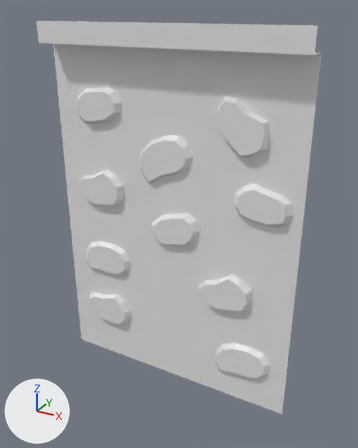
Renders of the FBX model CloningDungeons/Assets/MarijnAssets/Nieuwe models/muur 1 balk boven.fbx from each side of a commit.
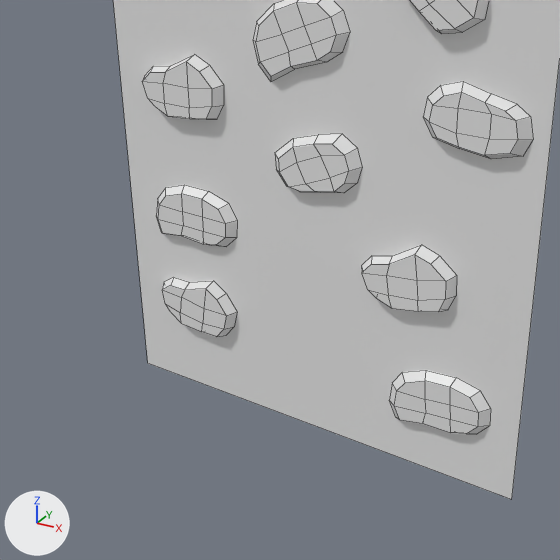
Old and new are each drawn whole from a 50 mm camera at (1.73, -3.01, 2.94) aimed at (0.08, -0.02, 1.45) and again close up on the part from 0% to 86% of the width and 31% to 100% of the height. Every picture has the same lights, and +X, +Y and +Z are marked at lower left. The close-ups show mesh edges as thin lines. Where no turn or scale is listed for an object, it has been applied to the vertices.

Objects in the first close-up: 'rechte muur geen balk muizenhol.001'.
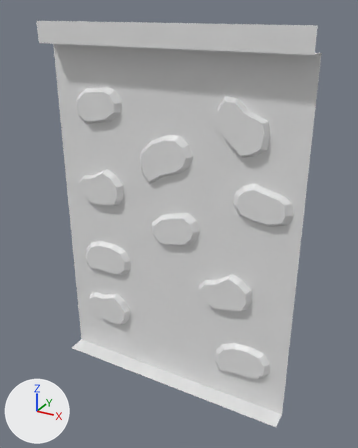
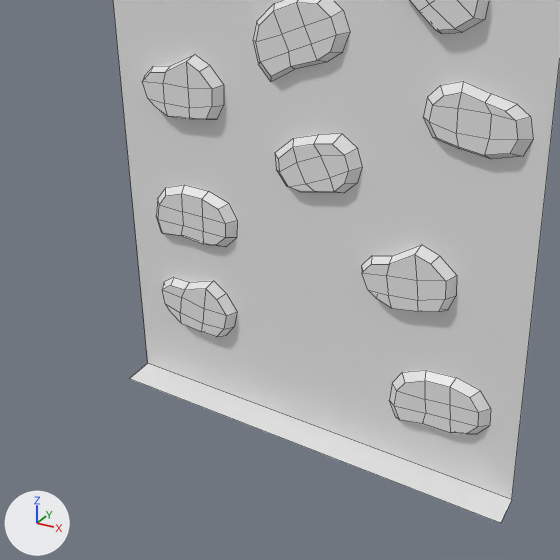
The change, as a list of edits to the scene's bpy script:
```text
Change me_plane_008:
    where me_plane_008.from_pydata(...)  # 288 vertices, 213 faces; spans x -1.0..1.0, y -0.15..0.0, z 0.0..2.85
    used by ob_rechte_muur_geen_balk_muizenhol_001; location = (0.0, 0.0, 0.0)
    verts and faces of me_plane_008; kept vertices keep their numbers, new ones are numbered from 288
    before: 0 (1.0, 0.0, 0.0) at pixel (511, 499), 1 (-1.0, 0.0, 0.0) at pixel (147, 363)
    me_plane_008 part 1
    add verts[288] = (1.0, -0.15, 0.0)  # pixel (500, 523)
    add verts[289] = (-1.0, -0.15, 0.0)  # pixel (129, 378)
    add faces += [(0, 1, 289, 288)]
```

Where the change shows, as pixel boxes [x1, y1, x2, y2] in the close-ups (560 x 560 px):
'rechte muur geen balk muizenhol.001', reshaped: before [113, 0, 560, 499]; after [113, 0, 560, 523]
part 1 of me_plane_008, added: after [130, 364, 512, 523]
